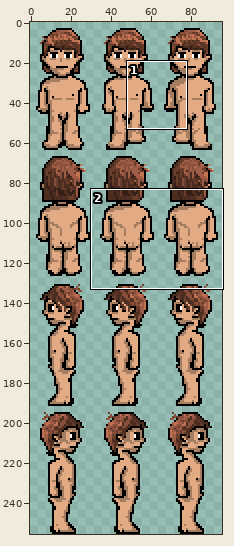
Sprite sheet, stored at stonequest/res/sprites/player.png. The picture above shows the old version from afar; the outline marks the close-up.
Close-up. The starting point:
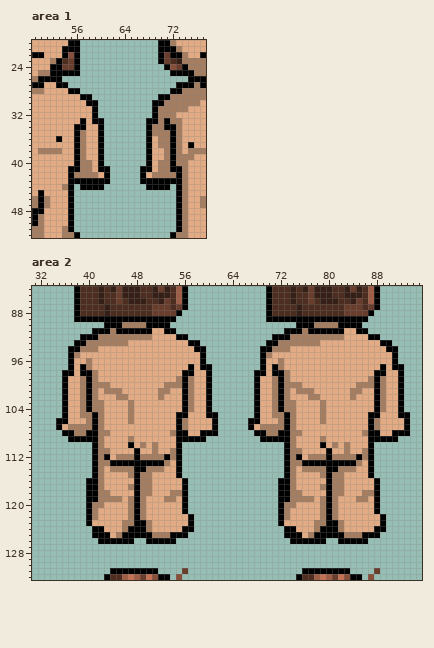
The file is 96x256 pixels. Colours within 5 levels of each other are drawn and written as one. Shown: area 1: x 49..77, y 20..52; area 2: x 31..95, y 84..132. The commit also changed other parts of the picture, which this record leaves out.
Now the later version:
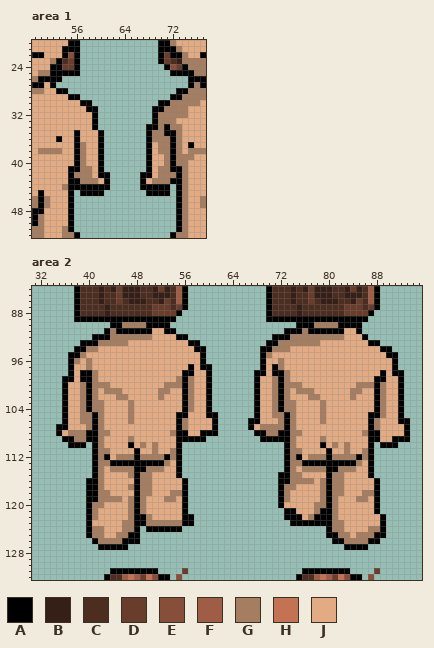
Palette (. is transparent): A #000000  B #351f17  C #4c2d20  D #683d2c  E #874f3a  F #a05d45  G #a57d60  H #c47254  J #e2ab83
Changes in this commit:
--- area 1
@@ x 49..77 @@
 26 GAAAA.....................AAA
-27 AAJJAA..................AAAGA
-28 GGJJJJAA...............AAGGGG
-29 JJJJJJJJAA...........AAGGGGGG
-30 JJJJJJJJJAA.........AAGGGGGGJ
-31 JJJJJJJJJJA.........AGGGGGJJJ
-32 JJJJJJJJJJA.........AGGGJJJJJ
-33 JJJJJJJJAJAA.......AAGAGGJJJJ
-34 JJJJJJJAAJJA.......AGGAAGJJJJ
-35 JJJJJJJAGJJA.......AGGGAGJJJJ
-36 JJJJAJJAGJJA.......AJGGAGJJJJ
+27 AAJA......................AGA
+28 GGJJAA..................AAGGG
+29 JJJJJJAA...............AAGGGG
+30 JJJJJJJJAA...........AAGGGGGJ
+31 JJJJJJJJJAA.........AAGGGGJJJ
+32 JJJJJJJJJJA.........AGGGGGJJJ
+33 JJJJJJJJJJA.........AGGGJJJJJ
+34 JJJJJJJJJJA........AAGAGGJJJJ
+35 JJJJJJJAJJJA.......AGGAAGJJJJ
+36 JJJJAJJAJJJA.......AGGGAGJJJJ
 37 JJJJJJJAGJJA.......AJGGAGJAJJ
-38 JGGGGJJAGJJA.......AJJGAGJGGG
+38 JGGGGJJAGJJA.......AJGGAGJGGG
 39 JJJJJJJAGJJA.......AJJGAGGGJJ
-40 JJJJJJJAGGJA.......AJGGAGGJJJ
-41 JJJJJJAAGGJAA.....AAJGGAAGJJJ
-42 JJJJJJAGGGGJA.....AJGGGGAGJJJ
-43 JJJJJJAAAAAAA.....AAAAAAAGJJJ
-44 JJJJJGA.AAAA.......AAAA.AGJJJ
-45 JAJJJJA.................AGJJJ
+40 JJJJJJJAGJJA.......AJJGAGGJJJ
+41 JJJJJJAAGGJA.......AJGGAAGJJJ
+42 JJJJJJAGGGJAA.....AAJGGGAGJJJ
+43 JJJJJJAAGGGJA.....AJGGGAAGJJJ
+44 JJJJJGAAAAAAA.....AAAAA.AGJJJ
+45 JAJJJJA.AAAA.......AAAA.AGJJJ
 46 GAGJJJA.................AGJJG
--- area 2
@@ x 31..95 @@
  89 .......AAAAAAAAAAAAAAAAA...............AAAAAAAAAAAAAAAAA.........
- 90 ............AAAGGGGAAAA.....................AAAGGGGAAAA..........
- 91 ..........AAAGAAAAAAJJAA..................AAAGAAAAAAJJAA.........
- 92 ........AAAGGGGGGGGGJJJJAA..............AAAGGGGGGGGGJJJJAA.......
- 93 .......AAGGGGGGGJJJJJJJJJJAA...........AAGGGGGGGJJJJJJJJJJAA.....
- 94 ......AAGGGJJJJJJJJJJJJJJJJAA.........AAGGGJJJJJJJJJJJJJJJJAA....
- 95 ......AGJJJJJJJJJJJJJJJJJJJJA.........AGJJJJJJJJJJJJJJJJJJJJA....
- 96 ......AJJGJJJJJJJJJJJJJJJJJJA.........AJJGJJJJJJJJJJJJJJJJJJA....
- 97 ......AJAGJJJJJJJJJJJJJJJJAJAA........AJAGJJJJJJJJJJJJJJJJAJAA...
- 98 .....AAJAAGJJJJJJJJJJJJJJAAJJA.......AAJAAGJJJJJJJJJJJJJJAAJJA...
- 99 .....AJJGAGJJJJJJJJJJJJJGAGJJA.......AJJGAGJJJJJJJJJJJJJGAGJJA...
+ 90 .............AAGGGGAAAA.....................AAAGGGGAAAA..........
+ 91 ............AGAAAAAAJJAA..................AAAGAAAAAAJJA..........
+ 92 ..........AAAGGGGGGGJJJJAA..............AAAGGGGGGGGGJJJA.........
+ 93 ........AAAGGGGGJJJJJJJJJJAA...........AAGGGGGGGJJJJJJJJAA.......
+ 94 .......AAGGJJJJJJJJJJJJJJJJAA.........AAGGGJJJJJJJJJJJJJJJAA.....
+ 95 ......AAGJJJJJJJJJJJJJJJJJJJA.........AGJJJJJJJJJJJJJJJJJJJAA....
+ 96 ......AGJGJJJJJJJJJJJJJJJJJJA.........AJJGJJJJJJJJJJJJJJJJJJA....
+ 97 ......AJJGJJJJJJJJJJJJJJJJAJAA........AJAGJJJJJJJJJJJJJJJJJJA....
+ 98 ......AJAAGJJJJJJJJJJJJJJAAJJA.......AAJAAGJJJJJJJJJJJJJJJAJAA...
+ 99 .....AAJAAGJJJJJJJJJJJJJGAGJJA.......AJJGAGJJJJJJJJJJJJJJAAJJA...
 100 .....AJJGAGGGJJJJJJJJJGGGAGJJA.......AJJGAGGGJJJJJJJJJGGGAGJJA...
@@ x 31..95 @@
 104 .....AJJGAGGJJJJGJJJJJJJJAGJJA.......AJJGAGGJJJJGJJJJJJJJAGJJA...
-105 .....AJJGGAGJJJJGJJJJJJJAAJJJAA......AJJGGAGJJJJGJJJJJJJAAJJJAA..
-106 ....AAJJJGAGJJJJGJJJJJJJAGJJJJA.....AAJJJGAGJJJJGJJJJJJJAGJJJJA..
-107 ....AJGGGGAGJJJJJJJJJJJJAGJJJJA.....AJGGGGAGJJJJJJJJJJJJAGJJJJA..
-108 .....AAGGAAGGJJJJJJJJJJGAAJJAAA......AAGGAAGGJJJJJJJJJJGAAJJAAA..
-109 ......AAAAAGJJJJGJJJJJJJAAAAA.........AAAAAGJJJJGJJJJJJJAAAAA....
-110 ..........AGJJJJAJGJGJJJA.................AGJJJJAJGJGJJJA........
+105 .....AJJGGAGJJJJGJJJJJJJAAJJJAA......AJJGGAGJJJJGJJJJJJJAAGJJA...
+106 .....AJJGGAGJJJJGJJJJJJJAGJJJJA.....AAJJJGAGJJJJGJJJJJJJAGJJJAA..
+107 ....AAJJJGAGJJJJJJJJJJJJAGJJJJA.....AJGGGGAGJJJJJJJJJJJJAGJJJJA..
+108 ....AJGGGAAGGJJJJJJJJJJGAAJJAAA......AAGGAAGGJJJJJJJJJJGAAJJJJA..
+109 .....AAGGAAGJJJJGJJJJJJJAAAAA.........AAAAAGJJJJGJJJJJJJAAJJAAA..
+110 ......AAA.AGJJJJAJGJGJJJA.................AGJJJJAJGJGJJJA.AAA....
 111 ..........AGGJJJJAJJGJJGA.................AGGJJJJAJJGJJGA........
@@ x 31..95 @@
 114 ..........AGJGGGGAAGGGJJA.................AGJGGGGAAGGGJJA........
-115 ..........AGJJJJGAGGJJJJA.................AGJJJJGAGGJJJJA........
-116 .........AAGJJJJJAGGJJJJJA...............AAGJJJJJAGGJJJJJA.......
-117 .........AAGJJJJGAGGJJJJJA...............AAGJJJJGAGGJJJJJA.......
-118 .........AAGGJJJJAGGJJJGGA...............AAGGJJJJAGGJJJGGA.......
-119 .........AAGGGGJGAGJJJGGJA...............AAGGGGJGAGJJJGGJA.......
-120 .........AGGJJJJGAGJJJJJJA...............AGGJJJJGAGJJJJJJA.......
-121 .........AGJJJJJGAGJJJJJJA...............AGJJJJJGAGJJJJJJA.......
-122 .........AGJJJJJGAGJJJJJJJA..............AGJJJJJGAGJJJJJJJA......
-123 .........AJJJJJGGAAGJJJJJJA..............AJJJJJGGAAGJJJJJJA......
-124 ..........AAJJJGAAAGJJJJJAA...............AAJJJGAAAGJJJJJAA......
-125 ..........AAAJGAAAAAGGGAAA................AAAJGAAAAAGGGAAA.......
-126 ...........AAAAAA..AAAAA...................AAAAAA..AAAAA.........
-127 .................................................................
+115 ..........AGJJJJGAGGJJJJA................AAGGJJJJAGGJJJJA........
+116 .........AAGJJJJJAGGJJJJJA...............AAGGGGJGAGGJJJJJA.......
+117 .........AAGJJJJGAGGJJJJJA...............AGGJJJJGAGGJJJJJA.......
+118 .........AAGGJJJJAGGJJJGGA...............AGJJJJJGAGGJJJGGA.......
+119 .........AAGGGGJGAGJJJGGJA...............AGJJJJJGAGJJJGGJA.......
+120 .........AGGJJJJGAGJJJJJJA...............AJJJJJGGAGJJJJJJA.......
+121 .........AGJJJJJGAGJJJJJJA................AAJJJGAAGJJJJJJA.......
+122 .........AGJJJJJGAAGJJJJJAA...............AAAJGAAAGJJJJJJJA......
+123 .........AJJJJJGGAAGGGGGGAA................AAAAAAAGGJJJJJJA......
+124 .........AGGJJJGGA.AAAAAA........................AGGJJJJGGA......
+125 .........AGGJJGGAA...............................AAGGJGGGAA......
+126 ..........AGGGGAAA................................AAGGGGAA.......
+127 ...........AAAAA....................................AAAA.........
 128 .................................................................
